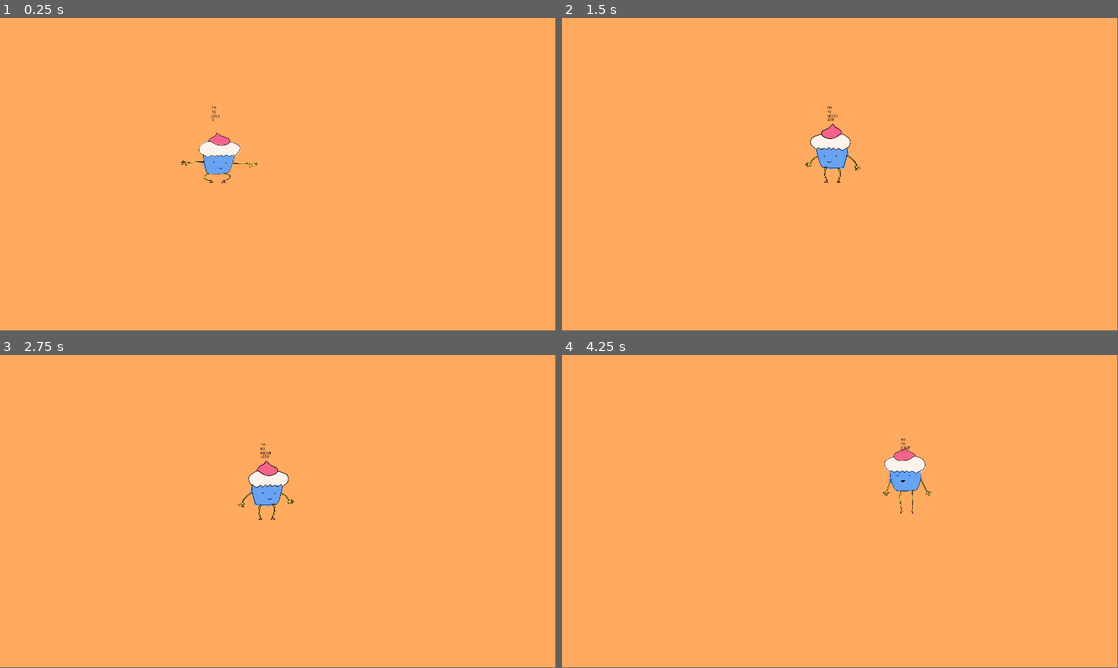
Above: before the commit, frames 1-4 (two rows, left to right).
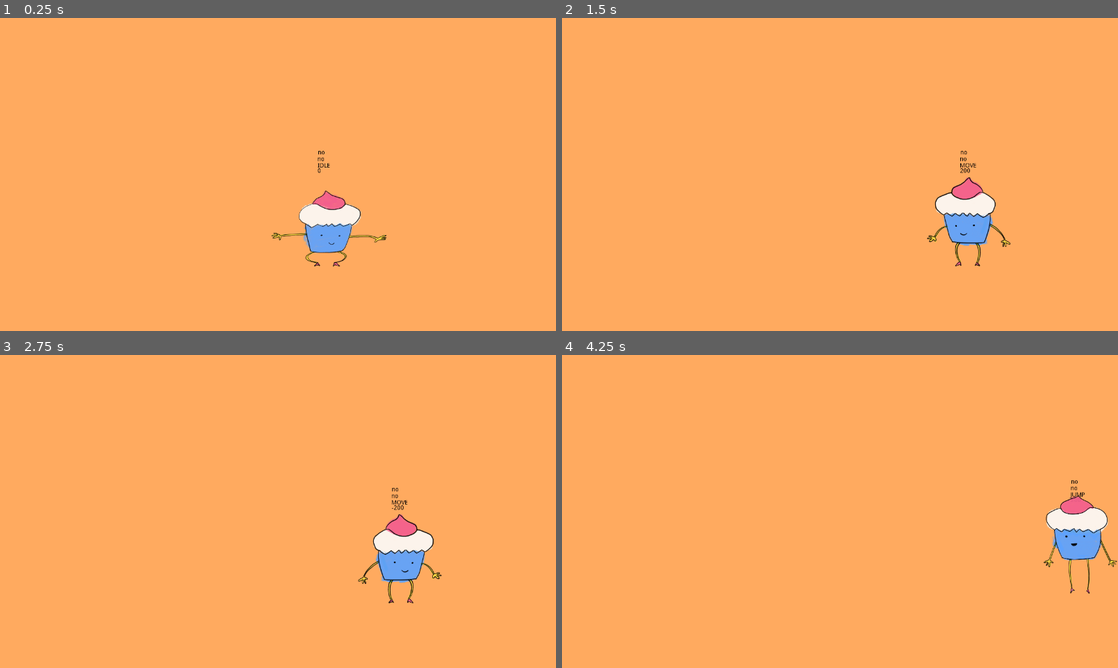
Above: after the commit, the same moments.

Repository: fguillen/FlyingCandies
Game: Godot game, scene res://MainScene.tscn
The game is run twice, just before and just after one commit, with the same random seed, the same clock (stepped at 60 frames per second) and the same inputs.
Inputs:
- Up to frame 1 (0.25 s): no input
- Up to frame 2 (1.5 s): hold Right (ui_right) from 0.53 s (still down); tap Up (ui_up) at 0.77 s
- Up to frame 3 (2.75 s): tap Up (ui_up) at 1.52 s; release Right (ui_right) at 2.03 s; hold Left (ui_left) from 2.03 s (still down)
- Up to frame 4 (4.25 s): release Left (ui_left) at 2.78 s; hold Right (ui_right) from 2.78 s (still down); tap Up (ui_up) at 3.02, 3.77 s
In our replay, the window is 799x449 before the commit and 800x450 after it. These sizes can differ from the game's own. Grey fills any space a smaller window leaves; there, only what the larger window draws over its background counts as a difference.

The runs differ from the first frame. In frame 1, 2.5% of the frame differs, in the area x 32-70%, y 28-80%; in frame 2, 2.7%; in frame 3, 2.7%, in the area x 42-80%, y 28-80%; in frame 4, 2.7%.

Commit message:
Screen dimenios 1280x720

Diff:
--- a/project.godot
+++ b/project.godot
@@ -80,8 +80,8 @@
 
 [display]
 
-window/size/width=1920
-window/size/height=1080
+window/size/width=1280
+window/size/height=720
 window/size/resizable=false
 window/stretch/aspect="keep"
 
